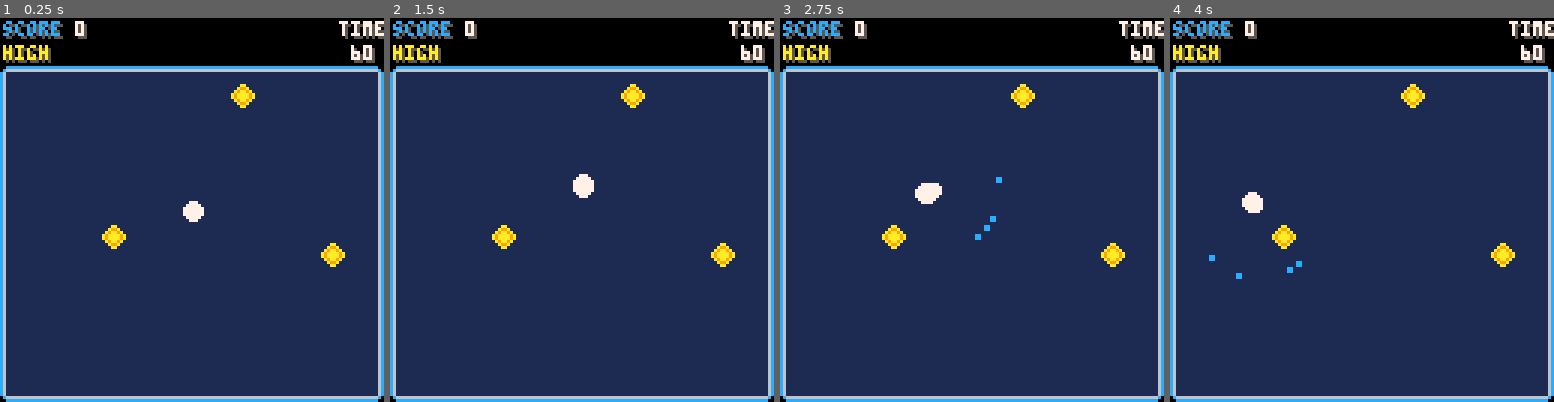
Above: before the commit, frames 1-4 (left to right).
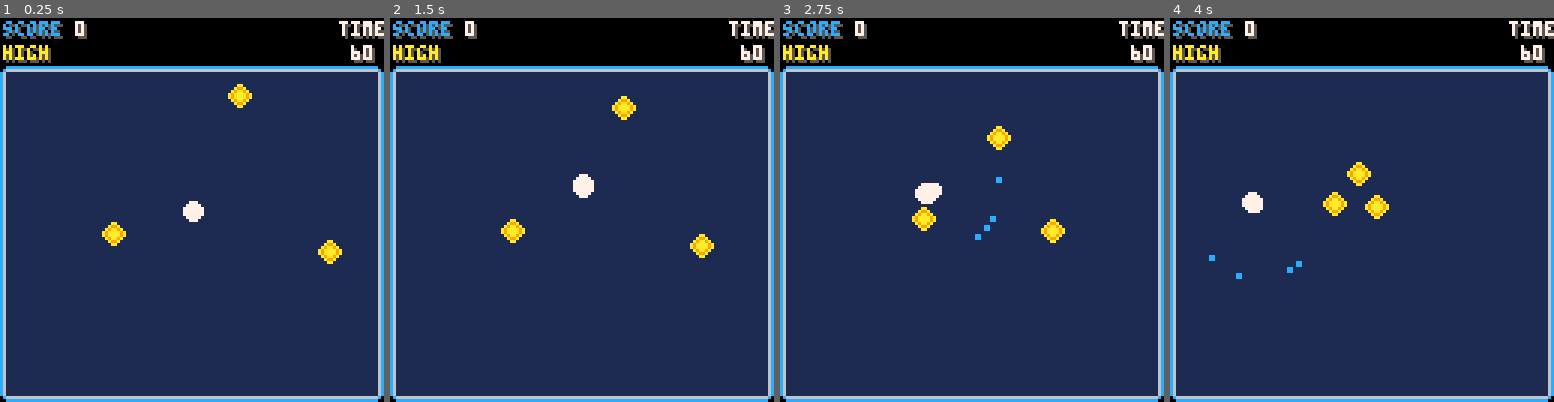
Above: after the commit, the same moments.

Repository: tesselode/netty
Game: PICO-8 cartridge launcher.p8
Same seed, same stepped clock (60 frames per second), same inputs: the game is played once before the commit and once after it.
Inputs:
- Up to frame 1 (0.25 s): no input
- Up to frame 2 (1.5 s): tap O (Z key) at 0.7 s
- Up to frame 3 (2.75 s): hold Right 1.6-2.1 s; tap O (Z key) at 1.7, 2.1, 2.5 s; hold Up 2.15-2.42 s; hold Right from 2.47 s (still down)
- Up to frame 4 (4 s): tap O (Z key) at 2.9, 3.3, 3.7 s; release Right at 3.03 s; hold Left 3.08-3.58 s; hold Down 3.63-3.97 s

The runs differ from the first frame. In frame 1, 0.6% of the frame differs, in the area x 26-90%, y 17-65%; in frame 2, 1.2%; in frame 3, 1.5%; in frame 4, 1.5%.

Commit message:
Gem suction

Diff:
--- a/launcher.p8
+++ b/launcher.p8
@@ -5,6 +5,16 @@
 function printc(s, x, y, c)
  x -= #s * 2
  print(s, x, y, c)
+end
+
+function sign(x)
+ if x < 0 then
+  return -1
+ elseif x > 0 then
+  return 1
+ else
+  return 0
+ end
 end
 
 
@@ -204,17 +214,40 @@
  }
 
  function dot:update()
+  -- suction
+  self.vx -= (player.x - self.x) / 100000
+  self.vy -= (player.y - self.y) / 100000
+
+  -- bounce off walls
+  if self.x < self.r then
+   self.x = self.r
+   self.vx *= -1
+  end
+  if self.x > 128 - self.r then
+   self.x = 128 - self.r
+   self.vx *= -1
+  end
+  if self.y < self.r + 16 then
+   self.y = self.r + 16
+   self.vy *= -1
+  end
+  if self.y > 128 - self.r then
+   self.y = 128 - self.r
+   self.vy *= -1
+  end
+
+  self.x += self.vx
+  self.y += self.vy
  end
 
  function dot:draw()
-  local x, y = flr(self.x), flr(self.y)
   local s
   if special then
    s = 2
   else
    s = 1
   end
-  spr(s, x - 4, y - 4)
+  spr(s, self.x - 4, self.y - 4)
  end
 
  return dot
